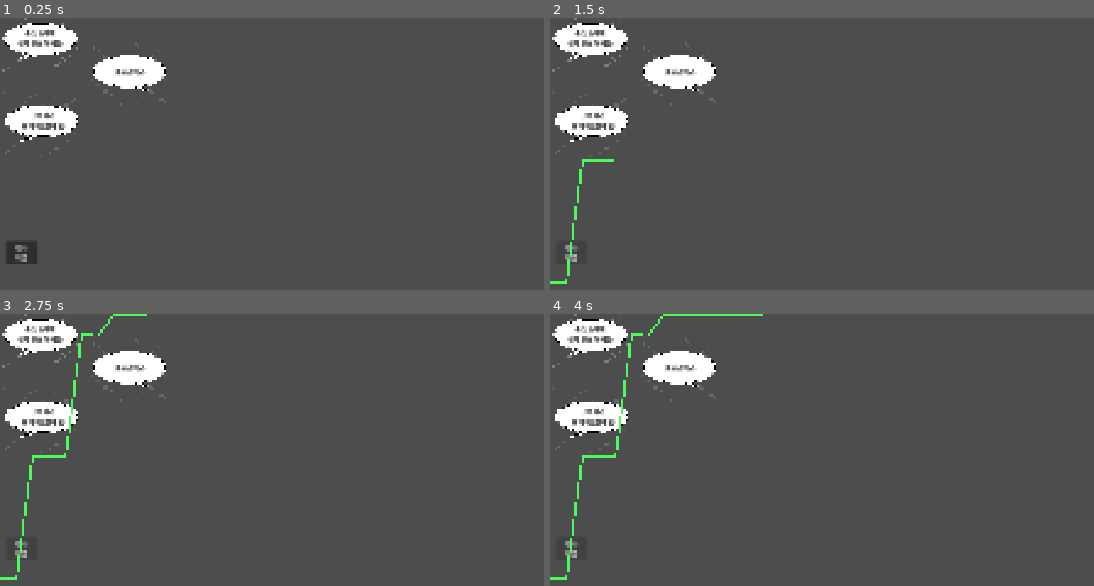
Above: before the commit, frames 1-4 (two rows, left to right).
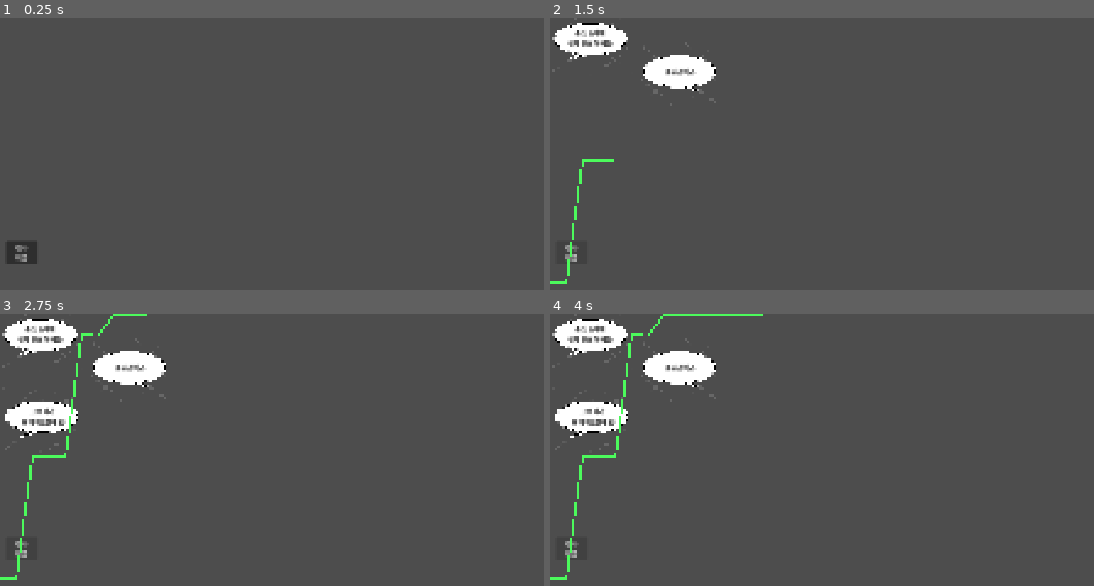
Above: after the commit, the same moments.

Repository: xyur2/F--kx
Game: Godot game, scene res://scene/node_2d.tscn
The game is run twice, just before and just after one commit, with the same random seed, the same clock (stepped at 60 frames per second) and the same inputs.
Inputs:
- Up to frame 1 (0.25 s): no input
- Up to frame 2 (1.5 s): click "대사 버튼" at 0.5 s; click "대사 버튼" at 1.25 s
- Up to frame 3 (2.75 s): click "대사 버튼" at 2 s
- Up to frame 4 (4 s): tap Enter at 2.75 s; tap Space (continue) at 2.85, 3.5, 3.6 s

The runs differ from the first frame. In frame 1, 4.0% of the frame differs, in the area x 0-31%, y 0-50%; in frame 2, 1.3%; in frame 3, less than 0.1%; in frame 4, less than 0.1%.

Commit message:
대화창과 쾌감 그래프 연동(진)

Diff:
--- a/scene/node_2d.tscn
+++ b/scene/node_2d.tscn
@@ -1,8 +1,9 @@
-[gd_scene format=3 uid="uid://30ajs4c20xfe"]
+[gd_scene load_steps=5 format=3 uid="uid://30ajs4c20xfe"]
 
 [ext_resource type="Script" uid="uid://cj2da45n3234u" path="res://script/node_2d.gd" id="1_ppd22"]
 [ext_resource type="PackedScene" uid="uid://btw5ign14qvsq" path="res://scene/line_2d.tscn" id="1_wtcfe"]
 [ext_resource type="Texture2D" uid="uid://cbappd0t88pr0" path="res://asset/talkbox.png" id="3_3cebx"]
+[ext_resource type="Script" uid="uid://cqq0x8lpxeg7i" path="res://scene/talkbox.gd" id="3_tytcy"]
 
 [node name="Node2D" type="Node2D"]
 position = Vector2(0, 649)
@@ -25,15 +26,18 @@
 버튼
 "
 
-[node name="Node2D" type="Node2D" parent="."]
+[node name="talkbox1" type="Node2D" parent="."]
+visible = false
 position = Vector2(-15, -684)
+script = ExtResource("3_tytcy")
+mine = 1
 
-[node name="Sprite2D" type="Sprite2D" parent="Node2D"]
+[node name="Sprite2D" type="Sprite2D" parent="talkbox1"]
 position = Vector2(118, 93)
 scale = Vector2(0.18333334, 0.1425)
 texture = ExtResource("3_3cebx")
 
-[node name="Label" type="Label" parent="Node2D"]
+[node name="Label" type="Label" parent="talkbox1"]
 offset_left = -283.0
 offset_top = 59.0
 offset_right = 514.0
@@ -44,35 +48,19 @@
 언제 뛰실 거에요?"
 horizontal_alignment = 1
 
-[node name="Node2D2" type="Node2D" parent="."]
-position = Vector2(-15, -684)
+[node name="talkbox2" type="Node2D" parent="."]
+visible = false
+position = Vector2(196, -605)
+script = ExtResource("3_tytcy")
+mine = 2
 
-[node name="Sprite2D" type="Sprite2D" parent="Node2D2"]
-position = Vector2(118, 93)
-scale = Vector2(0.18333334, 0.1425)
-texture = ExtResource("3_3cebx")
-
-[node name="Label" type="Label" parent="Node2D2"]
-offset_left = -283.0
-offset_top = 59.0
-offset_right = 514.0
-offset_bottom = 421.96497
-theme_override_colors/font_color = Color(0, 0, 0, 1)
-theme_override_font_sizes/font_size = 15
-text = "손님 도대체
-언제 뛰실 거에요?"
-horizontal_alignment = 1
-
-[node name="Node2D3" type="Node2D" parent="."]
-position = Vector2(196, -605)
-
-[node name="Sprite2D" type="Sprite2D" parent="Node2D3"]
+[node name="Sprite2D" type="Sprite2D" parent="talkbox2"]
 position = Vector2(118, 93)
 scale = Vector2(0.18333334, 0.1425)
 texture = ExtResource("3_3cebx")
 flip_h = true
 
-[node name="Label" type="Label" parent="Node2D3"]
+[node name="Label" type="Label" parent="talkbox2"]
 offset_left = -272.0
 offset_top = 75.0
 offset_right = 525.0
@@ -82,15 +70,18 @@
 text = "못뛰겠어요.."
 horizontal_alignment = 1
 
-[node name="Node2D4" type="Node2D" parent="."]
+[node name="talkbox3" type="Node2D" parent="."]
+visible = false
 position = Vector2(-11, -484)
+script = ExtResource("3_tytcy")
+mine = 3
 
-[node name="Sprite2D" type="Sprite2D" parent="Node2D4"]
+[node name="Sprite2D" type="Sprite2D" parent="talkbox3"]
 position = Vector2(118, 93)
 scale = Vector2(0.18333334, 0.1425)
 texture = ExtResource("3_3cebx")
 
-[node name="Label" type="Label" parent="Node2D4"]
+[node name="Label" type="Label" parent="talkbox3"]
 offset_left = -282.0
 offset_top = 61.0
 offset_right = 515.0
--- /dev/null
+++ b/scene/talkbox.gd
@@ -0,0 +1,22 @@
+extends Node2D
+@export var mine : int = 0
+func _ready():
+	# 1. 부모 노드를 가져옵니다.
+	var p = get_parent()
+
+	# 2. 부모 노드가 완전히 준비(ready)될 때까지 안전하게 한 턴 기다립니다.
+	if p and not p.is_node_ready():
+		await p.ready
+
+	# 3. 이제 부모의 스크립트와 변수가 다 로드되었으므로 안전하게 사용합니다!
+	if p and "number" in p:
+		print("부모의 숫자 가져오기 성공: ", p.number)
+		# 여기에 원래 하려던 작업을 작성하세요! (예: $Sprite2D/Label.text = str(p.number))
+	else:
+		print("부모 노드를 찾지 못했거나, 부모 스크립트에 'number' 변수가 없습니다.")
+
+func _process(delta: float) -> void:
+	var p = get_parent()
+	if p != null:
+		if mine == p.number:
+			visible = true
--- a/script/node_2d.gd
+++ b/script/node_2d.gd
@@ -1,5 +1,7 @@
 extends Node2D # 이 줄을 스크립트 맨 첫 줄(1번 라인)에 적어주세요!
 
+var number : int = 0
 # ... 그 아래에는 원래 작성하시려던 코드를 이어서 적으시면 됩니다.
 func _on_surprise_pressed():
 	print("루트 노드가 버튼 신호를 받았습니다!")
+	number += 1
Not shown, added: scene/talkbox.gd.uid
